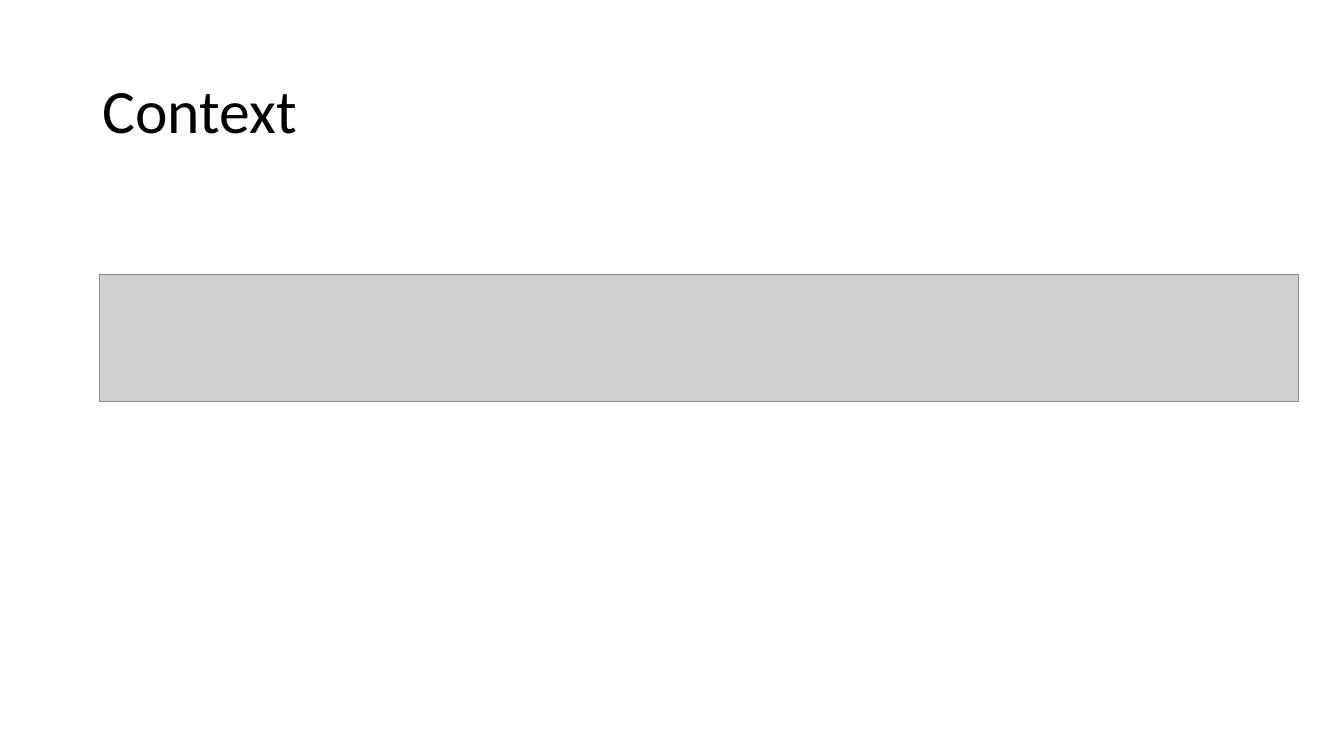
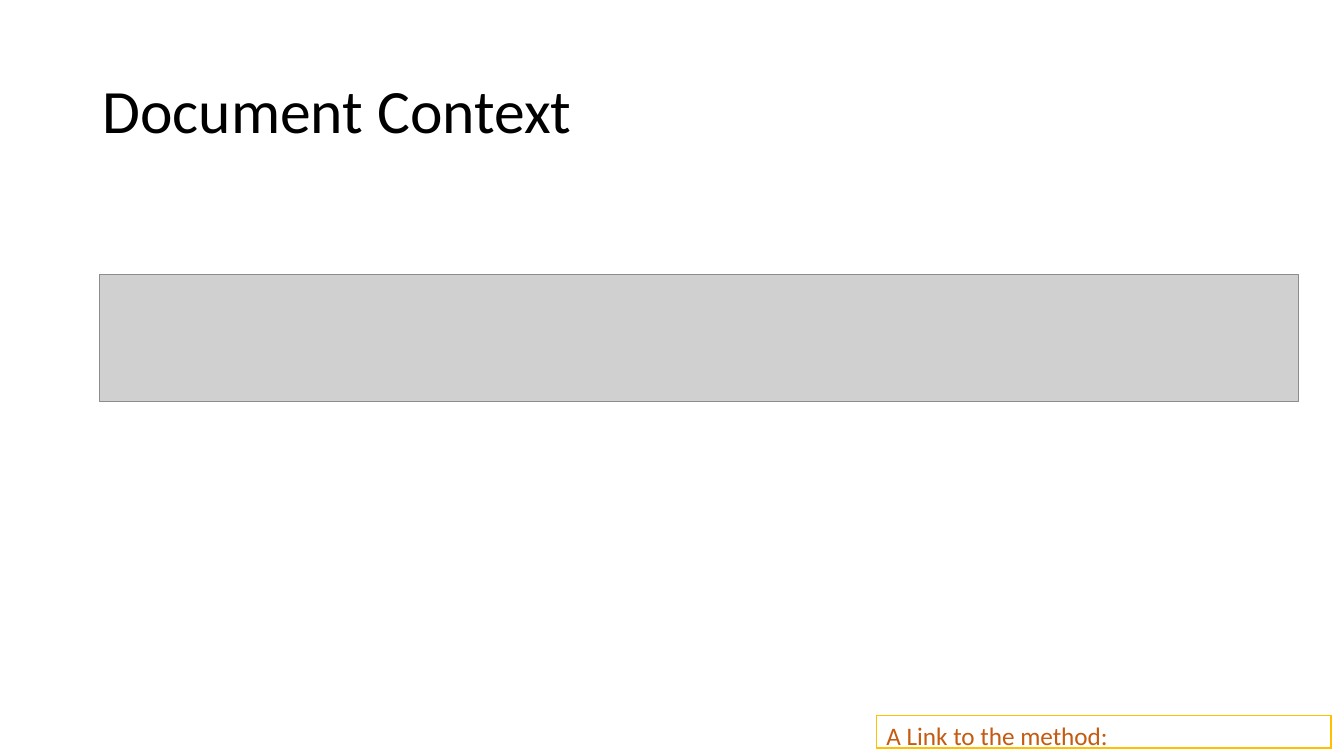
Before and after one commit to karacankos/smarthome-fordcs, a slide deck: slide 3 of fordcs-docs/EDUp FORDCS-V1.0 Project-v2022.04/1_EDUp FORDCS-V1.0 Planning.v2022.04.pptx. Drawn at 1344x756 pixels with LibreOffice and Linux fonts; fonts in the diff are those of the drawing; grey boxes stand for pictures. Boxes give left, top, right and bottom in pixels: in the first picture for what was removed or moved away, otherwise in the second. Text is boxed around its words. In the diff, an @@ line names an element or a change of style, - is before the commit and + after.

```diff
--- a/fordcs-docs/EDUp FORDCS-V1.0 Project-v2022.04/1_EDUp FORDCS-V1.0 Planning.v2022.04.pptx
+++ b/fordcs-docs/EDUp FORDCS-V1.0 Project-v2022.04/1_EDUp FORDCS-V1.0 Planning.v2022.04.pptx
@@ title at box(102, 93, 571, 134): text changed @@
-Context
+Document Context
@@ rectangle added at box(876, 716, 1331, 748), outline #FFC000 1 pt, 18 pt, text #C55A11 @@
+A Link to the method:
```
Also in this commit, not shown: 5 other slides changed, 1 slide added, 4 slides removed, 3 other files.
